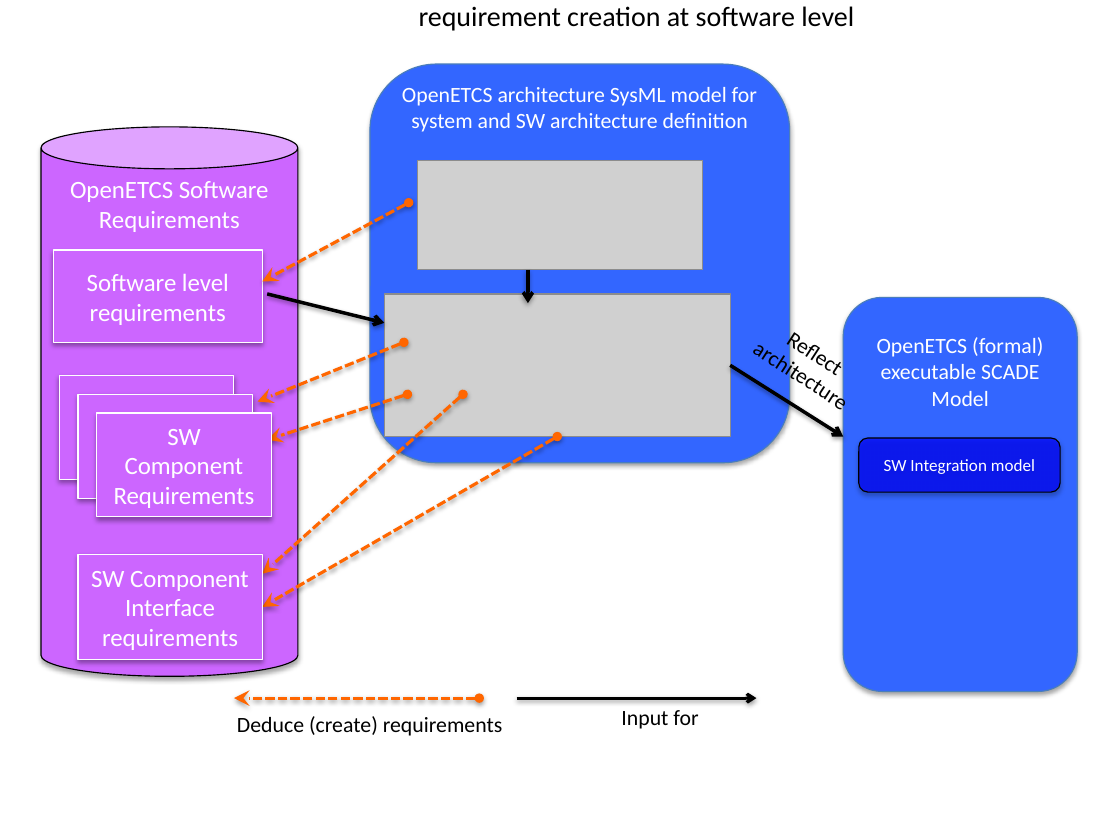
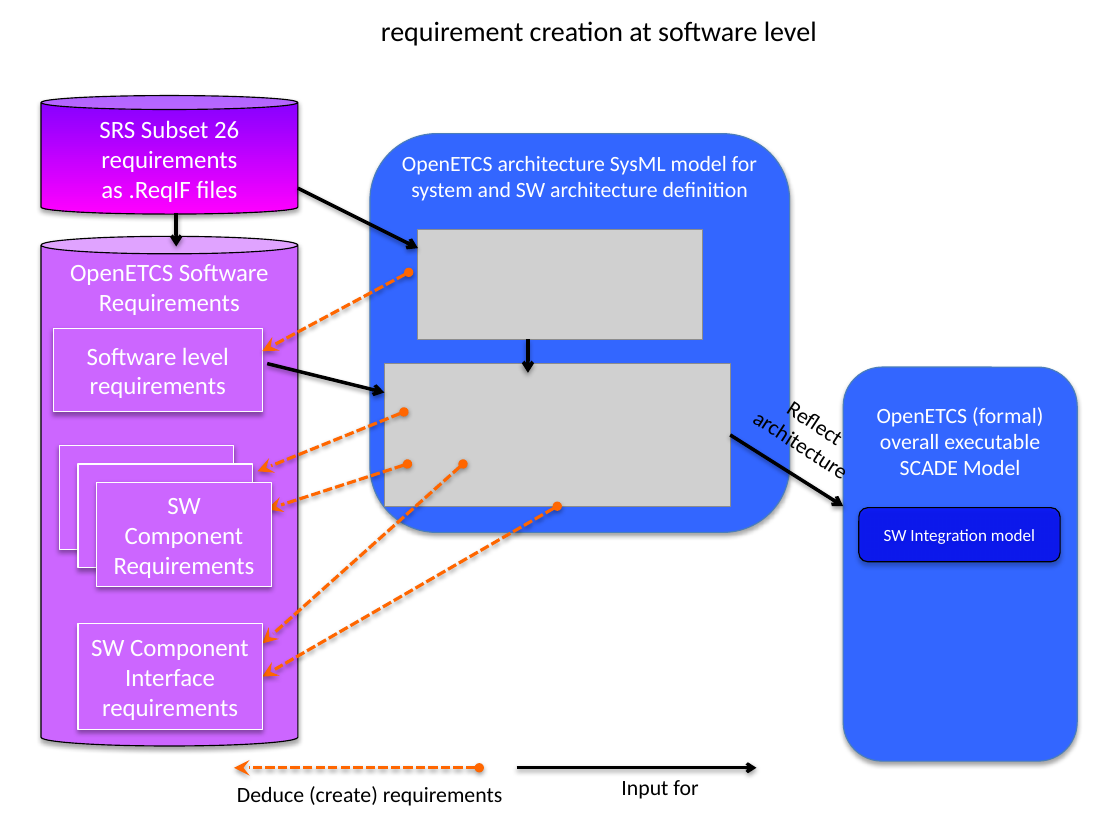
Before and after one commit to openETCS/toolchain, a slide deck: slide 10 of T7.3/TraceabilityArchitecture/images/2015-11-01 openETCS traceability_Figures.pptx. Drawn at 1120x840 pixels with LibreOffice and Linux fonts; fonts in the diff are those of the drawing; grey boxes stand for pictures. Boxes give left, top, right and bottom in pixels: in the first picture for what was removed or moved away, otherwise in the second. Text is boxed around its words. In the diff, an @@ line names an element or a change of style, - is before the commit and + after.

```diff
--- a/T7.3/TraceabilityArchitecture/images/2015-11-01 openETCS traceability_Figures.pptx
+++ b/T7.3/TraceabilityArchitecture/images/2015-11-01 openETCS traceability_Figures.pptx
@@ text "requirement creation at software level": place and size @@
-text "requirement creation at software level" at [419,6,854,31]
+text "requirement creation at software level" at [381,21,817,46]
@@ cylinder added at [41,95,298,214], fill gradient #8000FF to #FF00FF, outline #000000 0.75 pt, 16 pt, text #FFFFFF @@
+SRS Subset 26 requirements
+as .ReqIF files
@@ arrow added from (298, 188) to (418, 249), #000000 2.25 pt @@
@@ cylinder "OpenETCS Software": place and size @@
-cylinder "OpenETCS Software" at [41,127,298,676]
+cylinder "OpenETCS Software" at [41,236,298,746]
@@ cylinder "OpenETCS Software" at [41,236,298,746]: proportions changed @@
@@ arrow added from (176, 213) to (176, 246), #000000 2.25 pt @@
@@ rectangle "Software level": place and size @@
-rectangle "Software level" at [54,250,263,342]
+rectangle "Software level" at [54,328,263,412]
@@ 6 double arrows, 4 rectangles, 4 arrows, 3 rounded rectangles, 3 texts, 2 pictures: place and size @@
-6 double arrows, 4 rectangles, 4 arrows, 3 rounded rectangles, 3 texts, 2 pictures at [59,64,1077,736]
+6 double arrows, 4 rectangles, 4 arrows, 3 rounded rectangles, 3 texts, 2 pictures at [59,133,1077,806]
@@ text in rounded rectangle at [877,407,1043,475]: text changed @@
-OpenETCS (formal) executable SCADE
-Model
+OpenETCS (formal) overall executable SCADE Model
```
Also in this commit, not shown: 1 other slide changed, 2 slides added, 11 other files.
